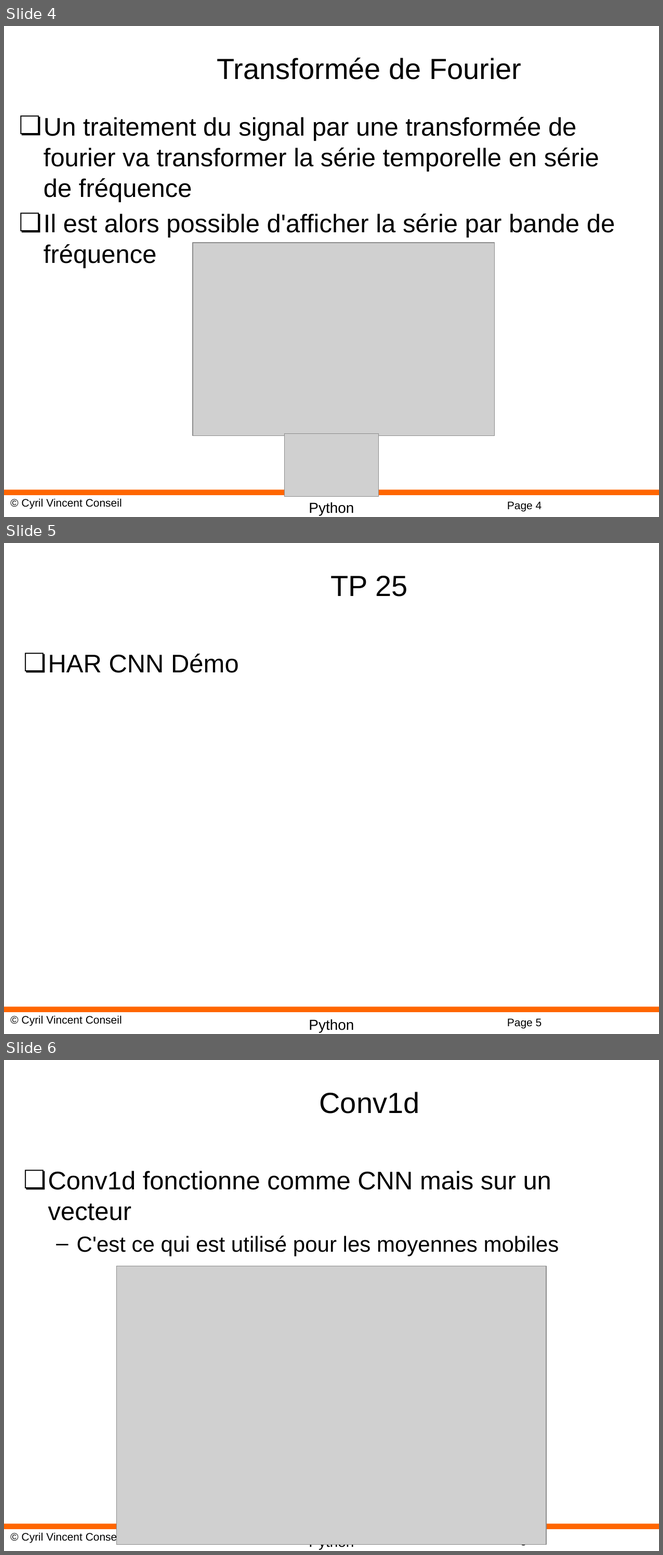
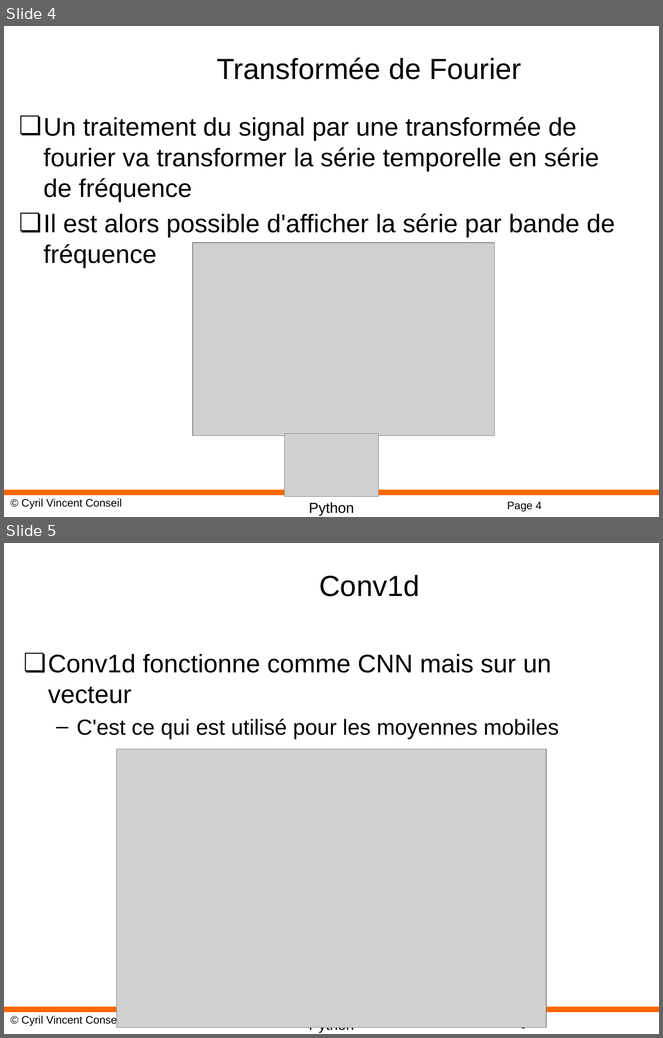
Before and after one commit to cyrilvincent/iot-ai, a slide deck: ppt/IoTAI26-RNN.pptx. Shown one above the other, each under a label of ours: slides 4, 5 and 6 before the commit, slides 4 and 5 after it. The pictures are 663x1555 and 663x1038 pixels, drawn with LibreOffice and Linux fonts; fonts in the diff are those of the drawing; grey boxes stand for pictures; background and template pictures are left out. Boxes give left, top, right and bottom in pixels: in the first picture for what was removed or moved away, otherwise in the second. Text is boxed around its words. In the diff, an @@ line names an element or a change of style, - is before the commit and + after.

```diff
--- a/ppt/IoTAI26-RNN.pptx
+++ b/ppt/IoTAI26-RNN.pptx
@@ slide 5 removed at (x1=4, y1=543, x2=659, y2=1034), background #FFFFFF; not listed: 4 template elements that a slide beside it also shows @@
@@ title removed at (x1=331, y1=576, x2=408, y2=597) @@
-TP 25
@@ text removed at (x1=48, y1=654, x2=239, y2=673) @@
-❏ HAR CNN Démo
@@ what was slide 6 is now slide 5 @@
```
Also in this commit, not shown: 18 other files.
